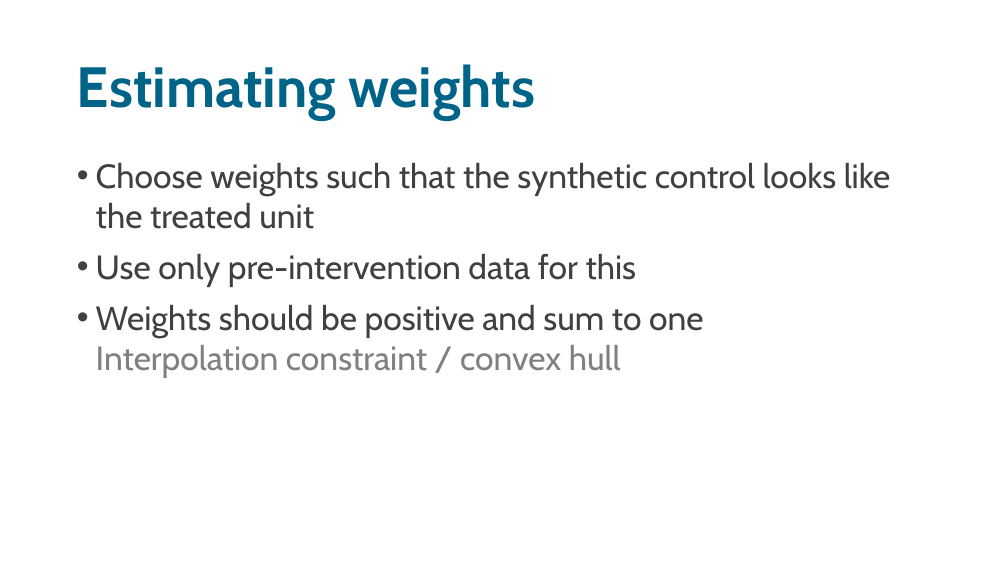
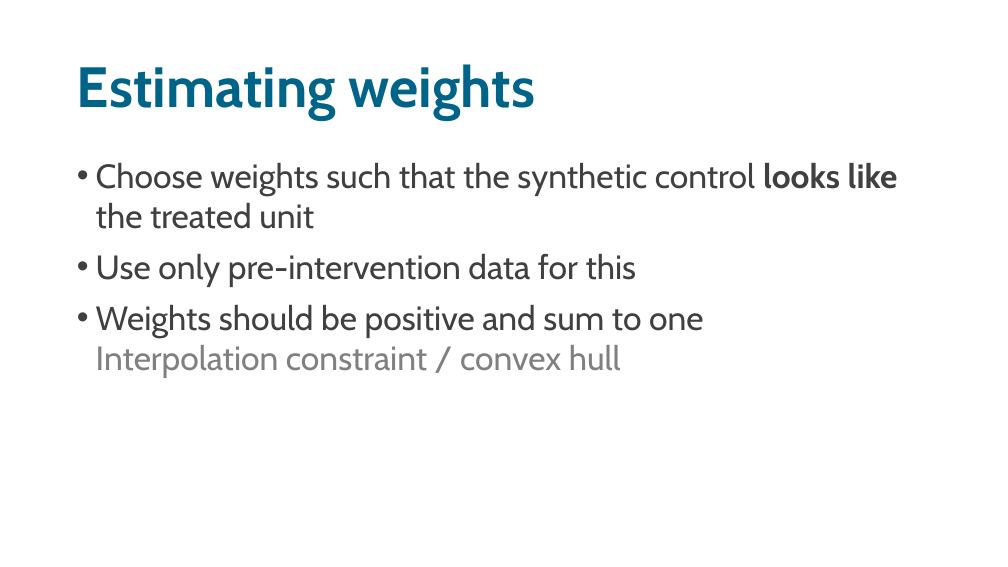
Before and after one commit to sodascience/workshop_causal_impact_assessment, a slide deck: slide 15 of lectures/03_synthetic_control/synthetic_control.pptx. Drawn at 1008x567 pixels with LibreOffice and Linux fonts; fonts in the diff are those of the drawing. Boxes give left, top, right and bottom in pixels: in the first picture for what was removed or moved away, otherwise in the second. Text is boxed around its words. In the diff, an @@ line names an element or a change of style, - is before the commit and + after.

Commit message:
Add synthetic control pdf

```diff
--- a/lectures/03_synthetic_control/synthetic_control.pptx
+++ b/lectures/03_synthetic_control/synthetic_control.pptx
@@ text at <box>96,163,898,229</box>: bold on in "looks like" @@
```
Also in this commit, not shown: 2 other slides changed, 1 slide added, 1 slide removed, 1 other file.
